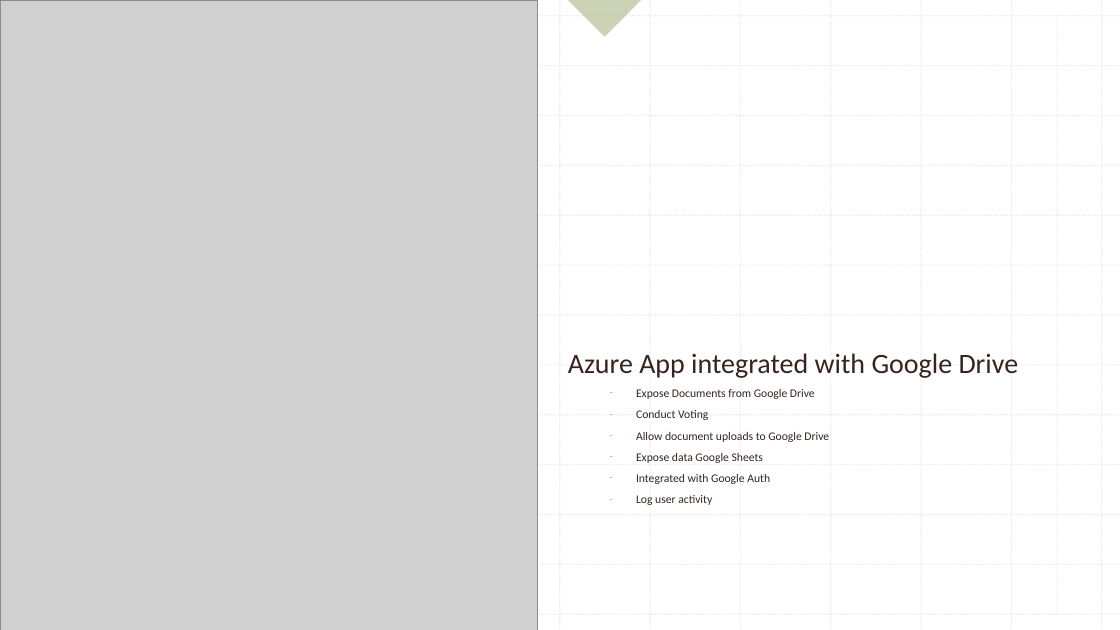
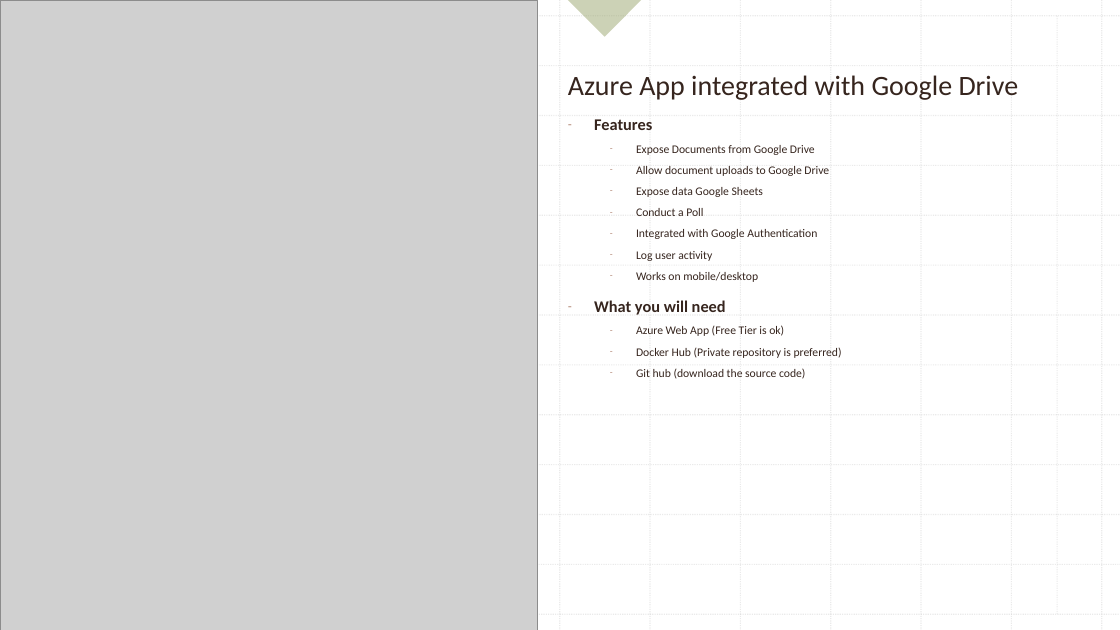
Before and after one commit to mahendrachandrasekhar/SocietyApp, a slide deck: slide 1 of Setting up the Society App.pptx. Drawn at 1120x630 pixels with LibreOffice and Linux fonts; fonts in the diff are those of the drawing; grey boxes stand for pictures. Boxes give left, top, right and bottom in pixels: in the first picture for what was removed or moved away, otherwise in the second. Text is boxed around its words. In the diff, an @@ line names an element or a change of style, - is before the commit and + after.

```diff
--- a/Setting up the Society App.pptx
+++ b/Setting up the Society App.pptx
@@ subtitle "Azure App integrated with Google ...": place and size @@
-subtitle "Azure App integrated with Google ..." at [568,353,1019,505]
+subtitle "Azure App integrated with Google ..." at [568,75,1019,379]
@@ subtitle at [594,119,652,130]: paragraph added @@
+– Features
@@ subtitle at [636,208,817,239]: text changed @@
-  – Integrated with Google Auth
+  – Conduct a Poll
+  – Integrated with Google Authentication
@@ subtitle at [594,272,842,379]: paragraphs added @@
+  – Works on mobile/desktop
+– What you will need
+  – Azure Web App (Free Tier is ok)
+  – Docker Hub (Private repository is preferred)
+  – Git hub (download the source code)
@@ subtitle at [636,410,708,420]: paragraph removed @@
-  – Conduct Voting
```
Also in this commit, not shown: 1 other slide changed, 2 other files.
